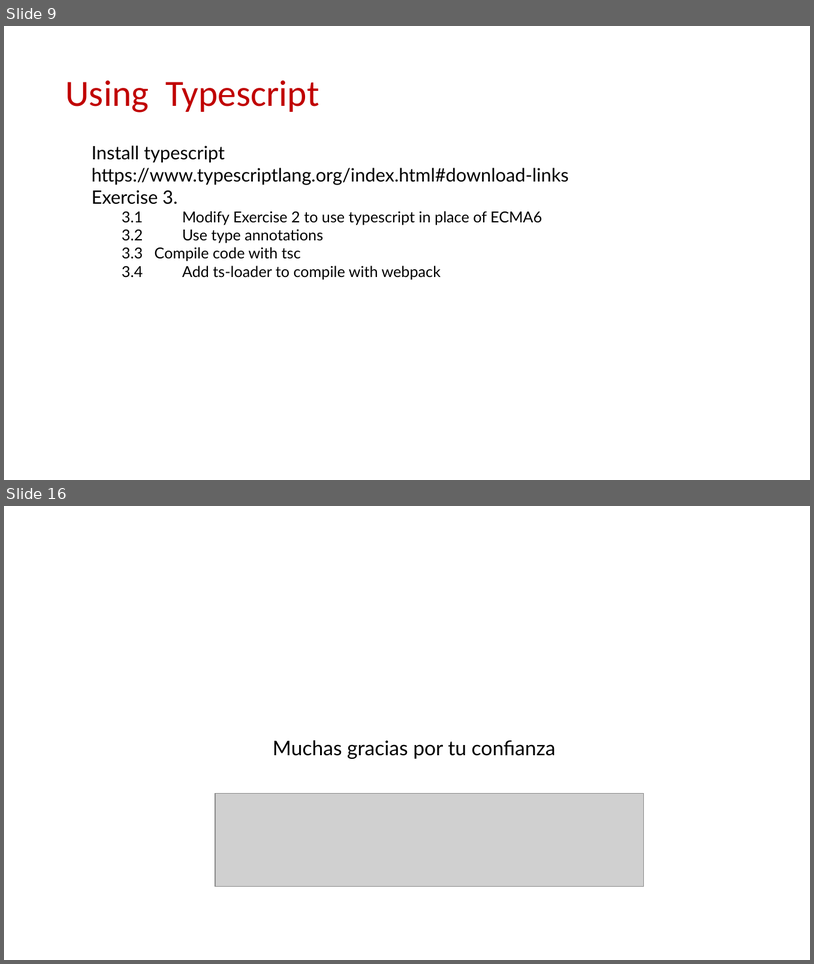
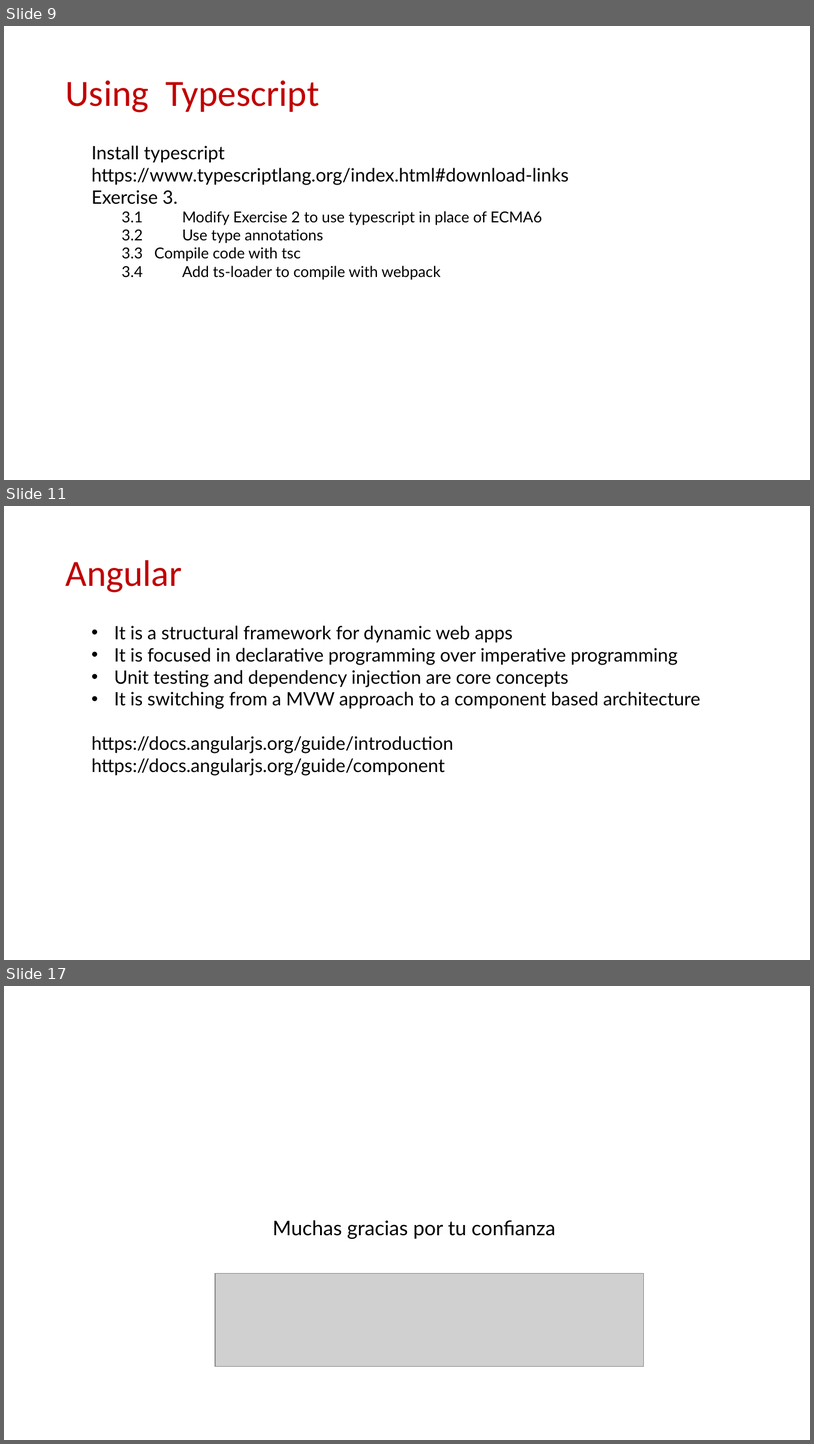
Before and after one commit to Robert-Freire/movie-browser, a slide deck: resume.pptx. Shown one above the other, each under a label of ours: slides 9 and 16 before the commit, slides 9, 11 and 17 after it; the slides between them are not shown. The pictures are 814x964 and 814x1444 pixels, drawn with LibreOffice and Linux fonts; fonts in the diff are those of the drawing; grey boxes stand for pictures; background and template pictures are left out. Boxes give left, top, right and bottom in pixels: in the first picture for what was removed or moved away, otherwise in the second. Text is boxed around its words. In the diff, an @@ line names an element or a change of style, - is before the commit and + after.

```diff
--- a/resume.pptx
+++ b/resume.pptx
@@ slide 11 added at (4,506,810,960), background #FFFFFF @@
@@ title added at (65,560,182,592), 44 pt, text #C00000 @@
+Angular
@@ text added at (92,625,701,775), 22 pt, text #000000 @@
+• It is a structural framework for dynamic web apps
+• It is focused in declarative programming over imperative programming
+• Unit testing and dependency injection are core concepts
+• It is switching from a MVW approach to a component based architecture
+https://docs.angularjs.org/guide/introduction
+https://docs.angularjs.org/guide/component
@@ what was slide 16 is now slide 17 @@
```
Also in this commit, not shown: 1 slide changed, 5 other slides added, 5 slides removed, 14 other files.
